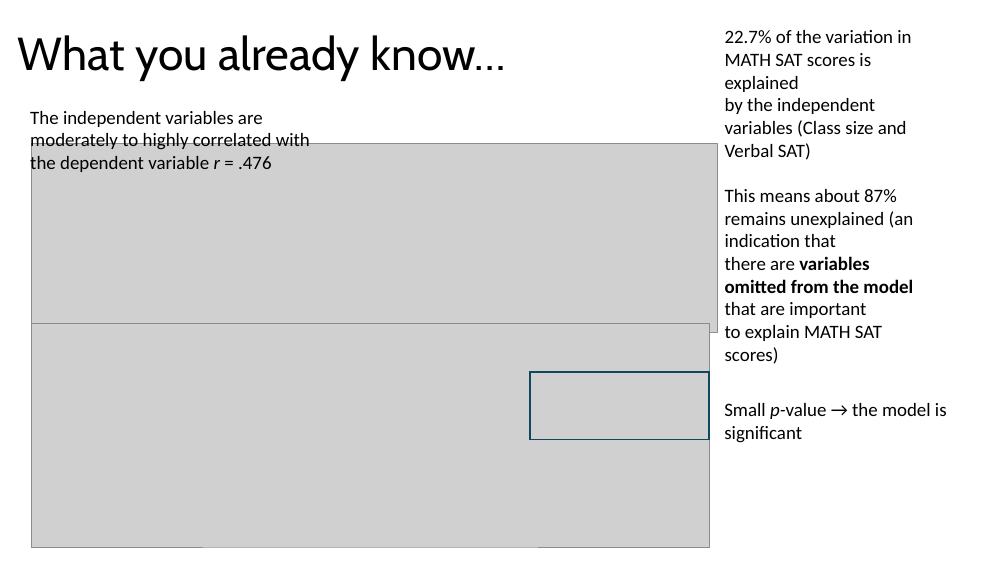
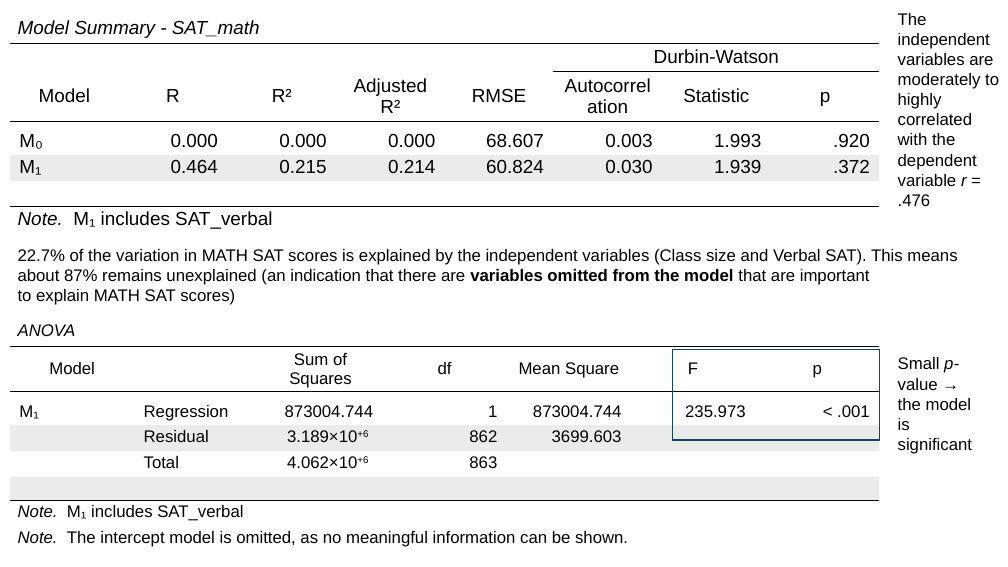
Before and after one commit to issues-osu/statsii-spring2026, a slide deck: slide 58 of slides/MLR/lecture.pptx (slide 51 before the commit). Drawn at 1008x567 pixels with LibreOffice and Linux fonts; fonts in the diff are those of the drawing; grey boxes stand for pictures. Boxes give left, top, right and bottom in pixels: in the first picture for what was removed or moved away, otherwise in the second. Text is boxed around its words. In the diff, an @@ line names an element or a change of style, - is before the commit and + after.

```diff
--- a/slides/MLR/lecture.pptx
+++ b/slides/MLR/lecture.pptx
@@ table added at [10, 11, 881, 233], 7 rows, 8 columns @@
+Model Summary - SAT_math |  |  |  |  |  |  | 
+ |  |  |  |  | Durbin-Watson |  | 
+Model | R | R² | Adjusted R² | RMSE | Autocorrelation | Statistic | p
+M₀ | 0.000 | 0.000 | 0.000 | 68.607 | 0.003 | 1.993 | .920
+M₁ | 0.464 | 0.215 | 0.214 | 60.824 | 0.030 | 1.939 | .372
+ |  |  |  |  |  |  | 
+Note. M₁ includes SAT_verbal |  |  |  |  |  |  | 
@@ text at [898, 13, 999, 206]: text changed; size 18 to 16 pt; font Calibri to Arial @@
-The independent variables are
-moderately to highly correlated with
-the dependent variable r = .476
+The independent variables are moderately to highly correlated with the dependent variable r = .476
@@ title removed at [18, 35, 507, 81] @@
-What you already know…
@@ picture removed at [32, 144, 718, 332] @@
@@ text "22.7% of the variation in ...": place and size @@
-text "22.7% of the variation in ..." at [725, 30, 914, 364]
+text "22.7% of the variation in ..." at [18, 249, 957, 305]
@@ text at [18, 249, 957, 285]: text changed; size 18 to 16 pt; font Calibri to Arial @@
-22.7% of the variation in MATH SAT scores is explained
-by the independent variables (Class size and Verbal SAT)
-This means about 87% remains unexplained (an indication that
-there are variables omitted from the model that are important
+22.7% of the variation in MATH SAT scores is explained by the independent variables (Class size and Verbal SAT). This means about 87% remains unexplained (an indication that there are variables omitted from the model that are important
@@ text at [18, 289, 235, 305]: size 18 to 16 pt, font Calibri to Arial in "to explain MATH SAT scores)" @@
@@ table added at [10, 315, 878, 552], 8 rows, 7 columns @@
+ANOVA |  |  |  |  |  | 
+Model |  | Sum of Squares | df | Mean Square | F | p
+M₁ | Regression | 873004.744 | 1 | 873004.744 | 235.973 | < .001
+ | Residual | 3.189×10+6 | 862 | 3699.603 |  | 
+ | Total | 4.062×10+6 | 863 |  |  | 
+ |  |  |  |  |  | 
+Note. M₁ includes SAT_verbal |  |  |  |  |  | 
+Note. The intercept model is omitted, as no meaningful information can be shown. |  |  |  |  |  | 
@@ picture removed at [32, 324, 709, 547] @@
@@ rectangle: place and size @@
-rectangle at [530, 372, 709, 439]
+rectangle at [673, 349, 880, 440]
@@ text "Small p-value → the model ...": place and size @@
-text "Small p-value → the model ..." at [724, 403, 947, 443]
+text "Small p-value → the model ..." at [898, 357, 972, 454]
@@ text "Small p-value → the model ..." at [898, 357, 972, 454]: size 18 to 16 pt, font Calibri to Arial @@
```
Also in this commit, not shown: 70 other slides changed, 31 slides added, 29 slides removed.
